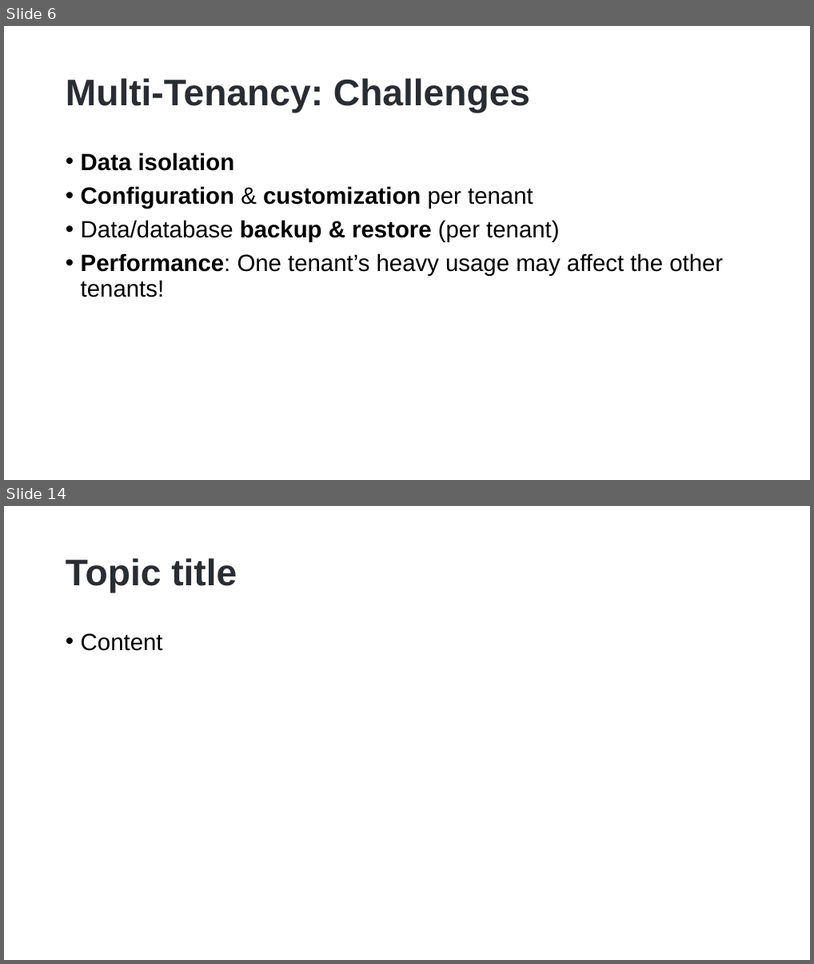
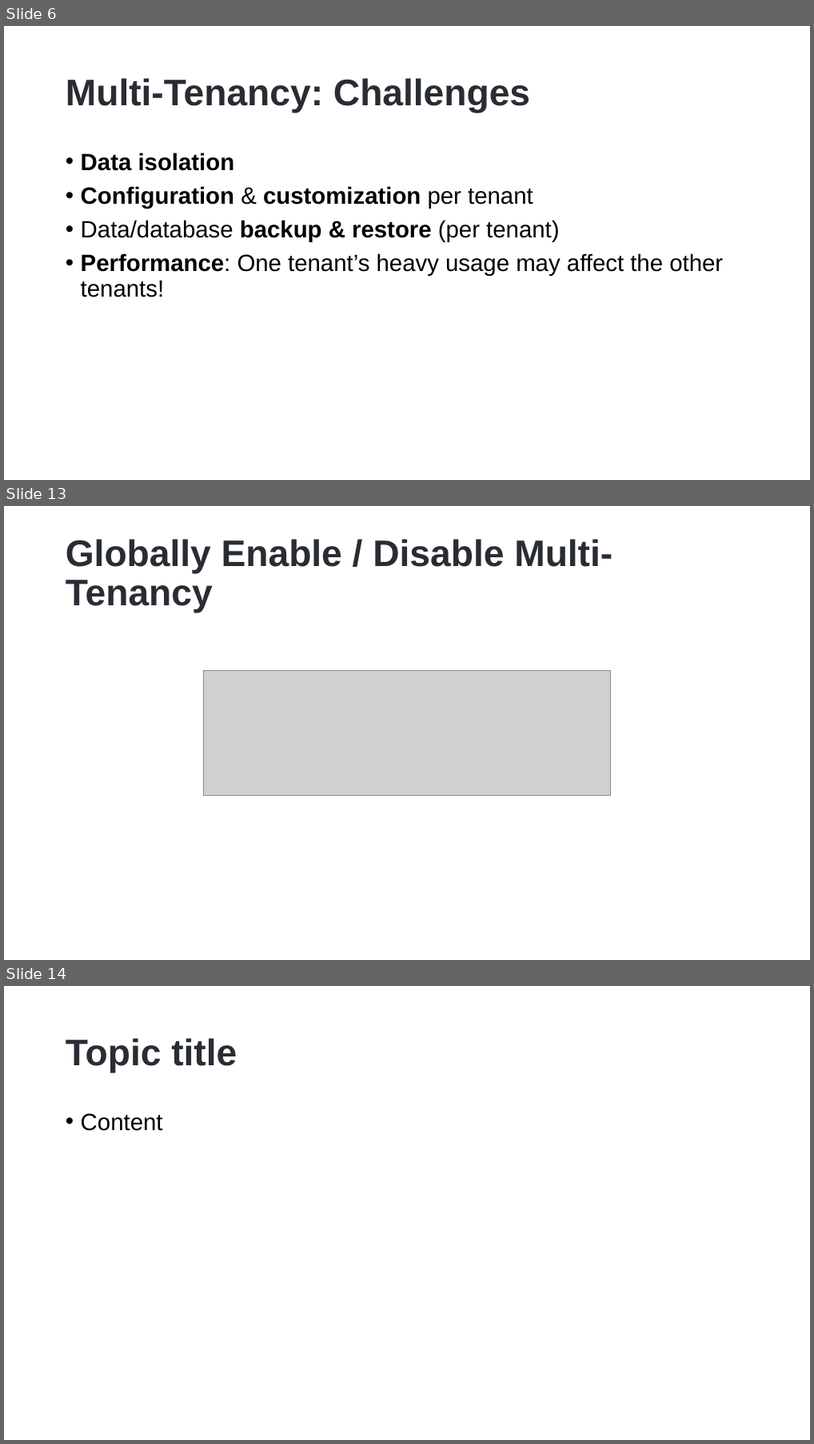
Before and after one commit to hikalkan/presentations, a slide deck: 2023-01-17 Dotnet Foundation Summit 2023/ABP Multi-Tenancy.pptx. Shown one above the other, each under a label of ours: slides 6 and 14 before the commit, slides 6, 13 and 14 after it; the slides between them are not shown. The pictures are 814x964 and 814x1444 pixels, drawn with LibreOffice and Linux fonts; fonts in the diff are those of the drawing; grey boxes stand for pictures; background and template pictures are left out. Boxes give left, top, right and bottom in pixels: in the first picture for what was removed or moved away, otherwise in the second. Text is boxed around its words. In the diff, an @@ line names an element or a change of style, - is before the commit and + after.

```diff
--- a/2023-01-17 Dotnet Foundation Summit 2023/ABP Multi-Tenancy.pptx
+++ b/2023-01-17 Dotnet Foundation Summit 2023/ABP Multi-Tenancy.pptx
@@ slide 13 added at (4,506,810,960), background picture (left out) @@
@@ title added at (66,539,613,613), 44 pt, text #292D33, bold @@
+Globally Enable / Disable Multi-Tenancy
@@ picture added at (204,671,610,795) @@
```
Also in this commit, not shown: 3 slides changed, 4 other slides added, 5 slides removed.
